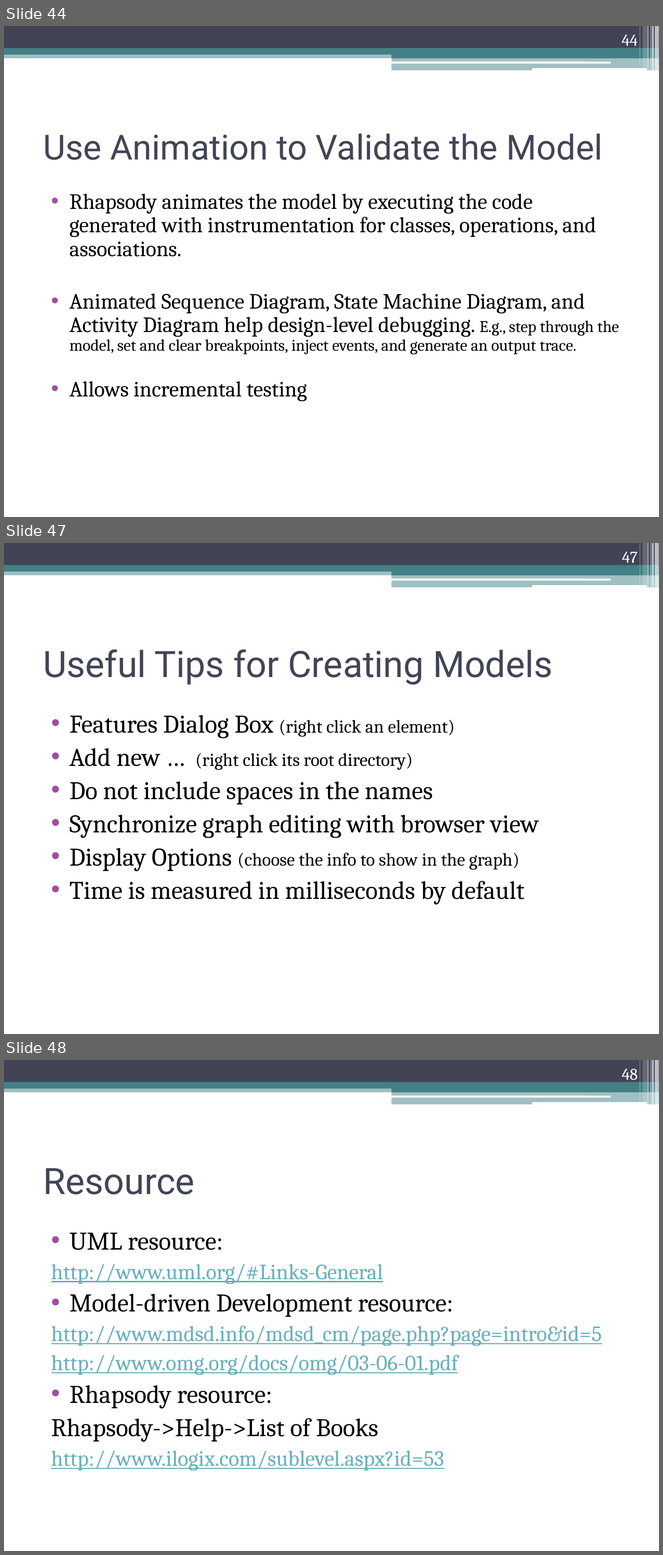
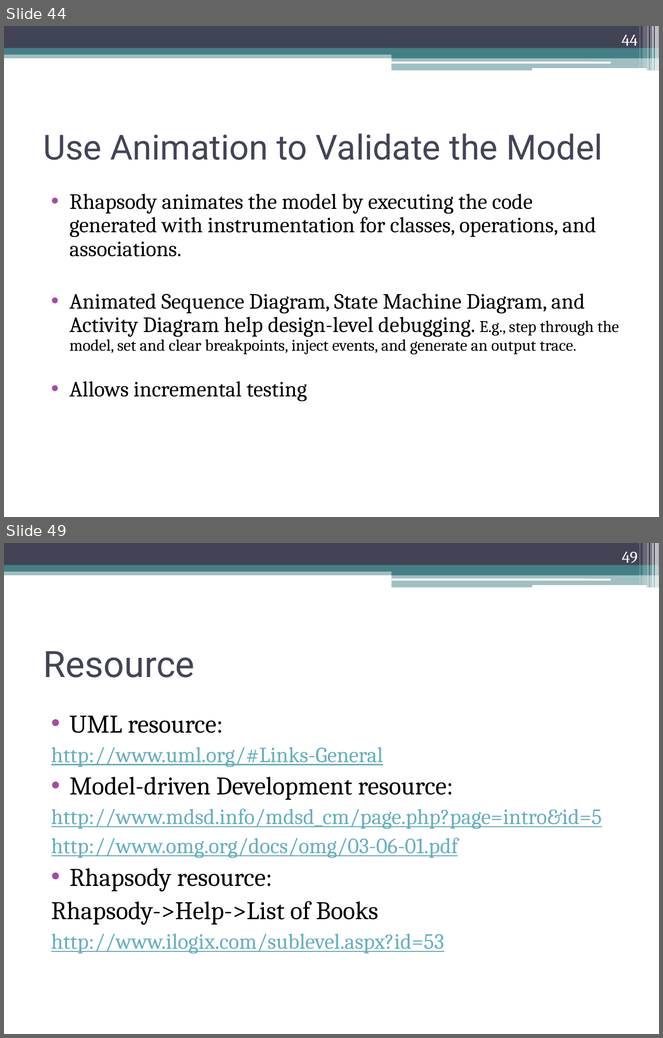
Before and after one commit to adenner/srs509, a slide deck: Final Presentation/Team 2 409-509 Final Presentation.pptx. Shown one above the other, each under a label of ours: slides 44, 47 and 48 before the commit, slides 44 and 49 after it; the slides between them are not shown. The pictures are 663x1555 and 663x1038 pixels, drawn with LibreOffice and Linux fonts; fonts in the diff are those of the drawing. Boxes give left, top, right and bottom in pixels: in the first picture for what was removed or moved away, otherwise in the second. Text is boxed around its words. In the diff, an @@ line names an element or a change of style, - is before the commit and + after.

```diff
--- a/Final Presentation/Team 2 409-509 Final Presentation.pptx
+++ b/Final Presentation/Team 2 409-509 Final Presentation.pptx
@@ slide 47 removed at (4, 543, 659, 1034), background #FFFFFF; not listed: 13 template elements that a slide beside it also shows @@
@@ page number removed at (622, 551, 638, 566) @@
-47
@@ title removed at (43, 650, 553, 685) @@
-Useful Tips for Creating Models
@@ text removed at (70, 715, 539, 905) @@
-• Features Dialog Box (right click an element)
-• Add new … (right click its root directory)
-• Do not include spaces in the names
-• Synchronize graph editing with browser view
-• Display Options (choose the info to show in the graph)
-• Time is measured in milliseconds by default
@@ what was slide 48 is now slide 49 @@
@@ page number at (622, 551, 638, 566): text changed @@
-48
+49
```
Also in this commit, not shown: 2 slides changed, 4 slides added, 2 other slides removed.
